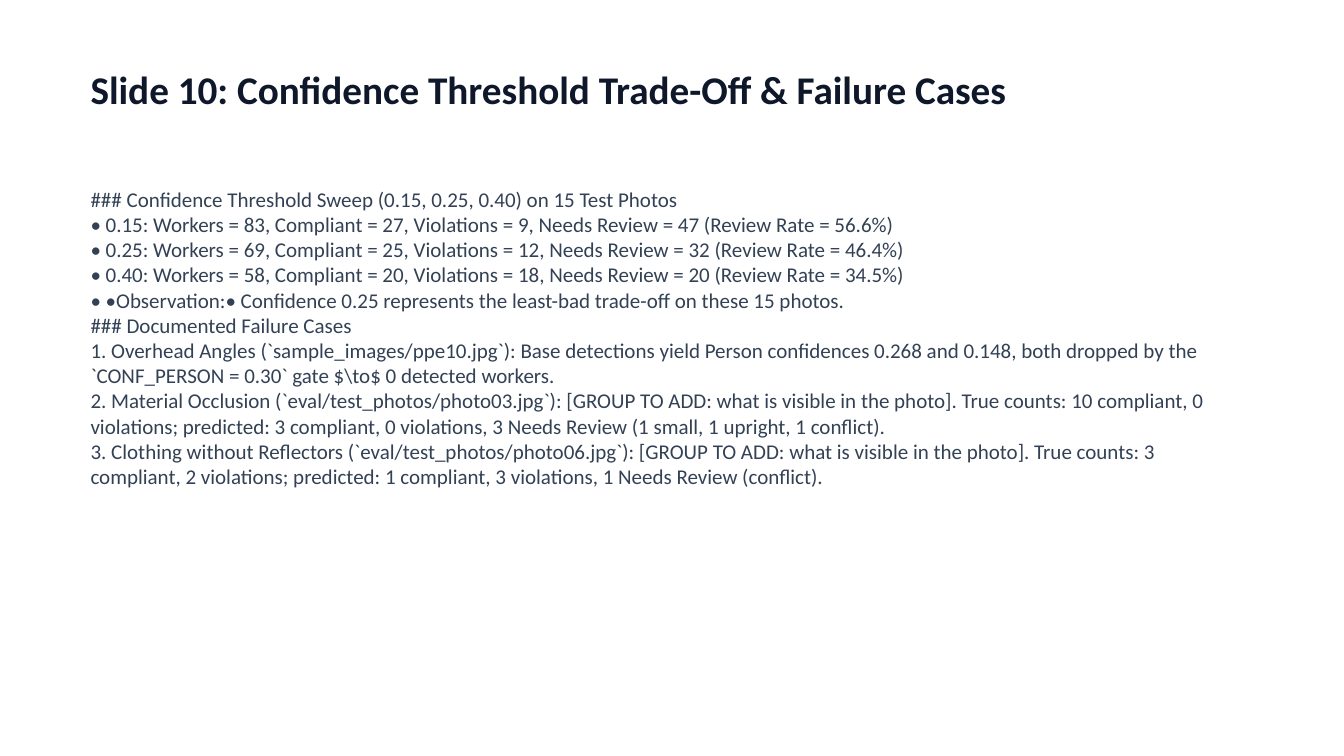
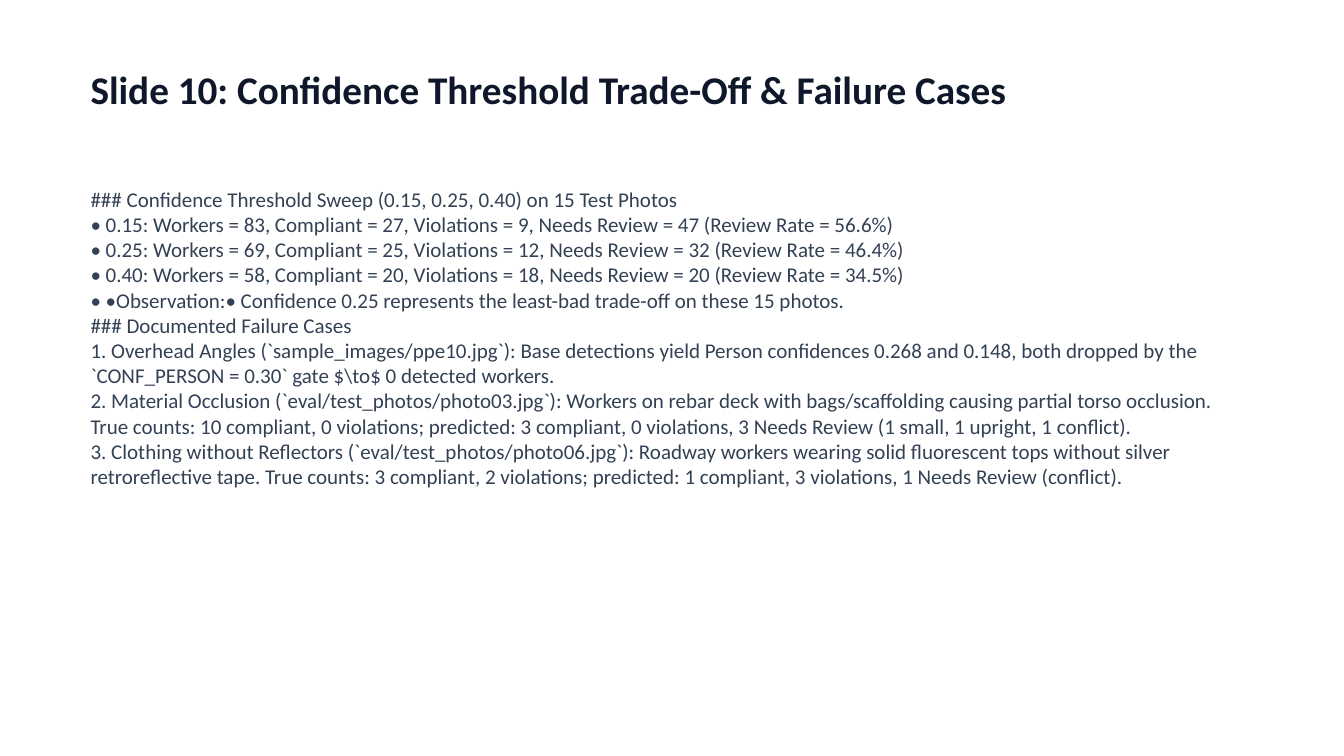
Before and after one commit to mibrahimshoaib56/ppe-compliance, a slide deck: slide 11 of SLIDES.pptx. Drawn at 1344x756 pixels with LibreOffice and Linux fonts; fonts in the diff are those of the drawing. Boxes give left, top, right and bottom in pixels: in the first picture for what was removed or moved away, otherwise in the second. Text is boxed around its words. In the diff, an @@ line names an element or a change of style, - is before the commit and + after.

```diff
--- a/SLIDES.pptx
+++ b/SLIDES.pptx
@@ text at (91,393,1211,488): text changed @@
-2. Material Occlusion (`eval/test_photos/photo03.jpg`): [GROUP TO ADD: what is visible in the photo]. True counts: 10 compliant, 0 violations; predicted: 3 compliant, 0 violations, 3 Needs Review (1 small, 1 upright, 1 conflict).
-3. Clothing without Reflectors (`eval/test_photos/photo06.jpg`): [GROUP TO ADD: what is visible in the photo]. True counts: 3 compliant, 2 violations; predicted: 1 compliant, 3 violations, 1 Needs Review (conflict).
+2. Material Occlusion (`eval/test_photos/photo03.jpg`): Workers on rebar deck with bags/scaffolding causing partial torso occlusion. True counts: 10 compliant, 0 violations; predicted: 3 compliant, 0 violations, 3 Needs Review (1 small, 1 upright, 1 conflict).
+3. Clothing without Reflectors (`eval/test_photos/photo06.jpg`): Roadway workers wearing solid fluorescent tops without silver retroreflective tape. True counts: 3 compliant, 2 violations; predicted: 1 compliant, 3 violations, 1 Needs Review (conflict).
```
Also in this commit, not shown: 3 other files.
